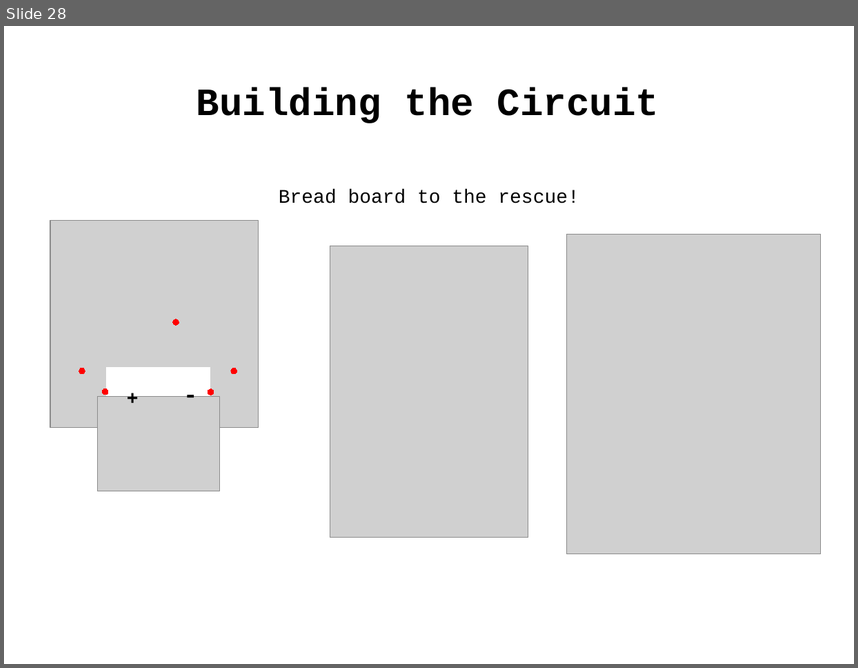
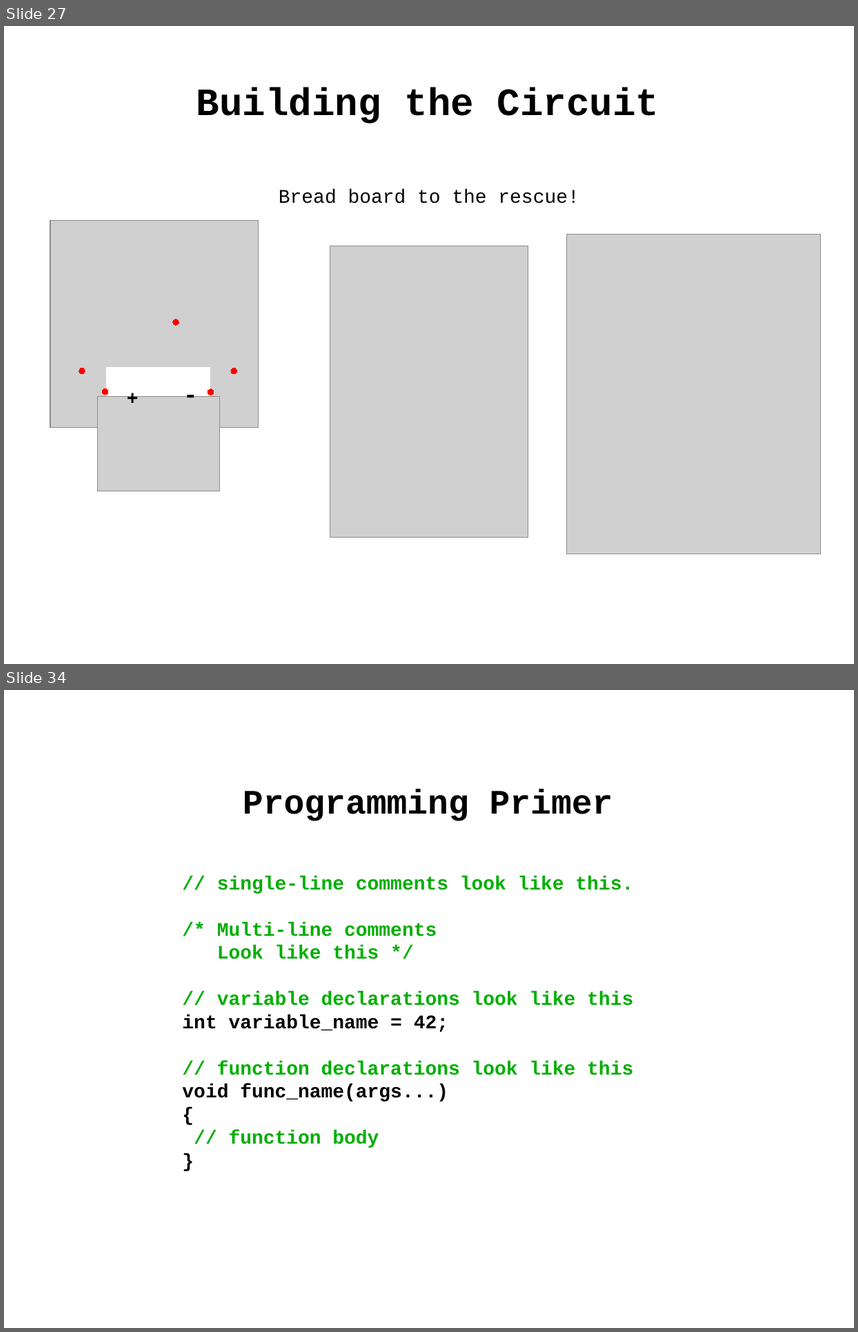
Before and after one commit to lovelandcreatorspace/presentations, a slide deck: arduino/101/raw/arduino101_slides.odp. Shown one above the other, each under a label of ours: slide 28 before the commit, slides 27 and 34 after it; the slides between them are not shown. The pictures are 858x668 and 858x1332 pixels, drawn with LibreOffice and Linux fonts; fonts in the diff are those of the drawing; grey boxes stand for pictures. Boxes give left, top, right and bottom in pixels: in the first picture for what was removed or moved away, otherwise in the second. Text is boxed around its words. In the diff, an @@ line names an element or a change of style, - is before the commit and + after.

```diff
--- a/arduino/101/raw/arduino101_slides.odp
+++ b/arduino/101/raw/arduino101_slides.odp
@@ slide 34 added at bbox=[4, 690, 854, 1328], background #FFFFFF @@
@@ text added at bbox=[243, 789, 613, 821], 32 pt, text #000000, bold @@
+Programming Primer
@@ text added at bbox=[182, 876, 633, 1147], 18 pt, text #00AE00, bold @@
+// single-line comments look like this.
+/* Multi-line comments
+Look like this */
+// variable declarations look like this
+int variable_name = 42;
+// function declarations look like this
+void func_name(args...)
+{
+// function body
+}
@@ what was slide 28 is now slide 27 @@
```
Also in this commit, not shown: 5 slides changed, 11 other slides added, 1 slide removed, 1 other file.
